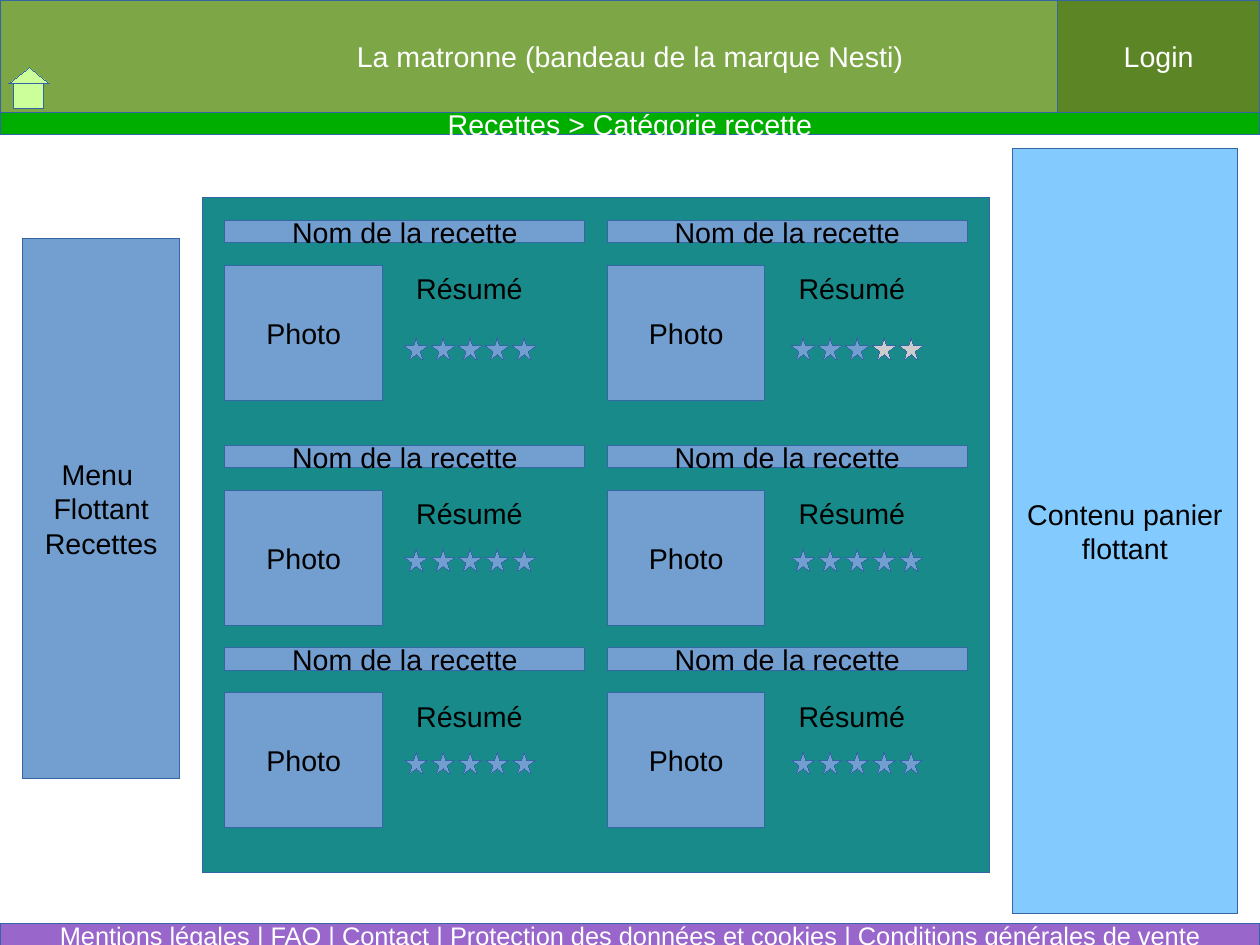
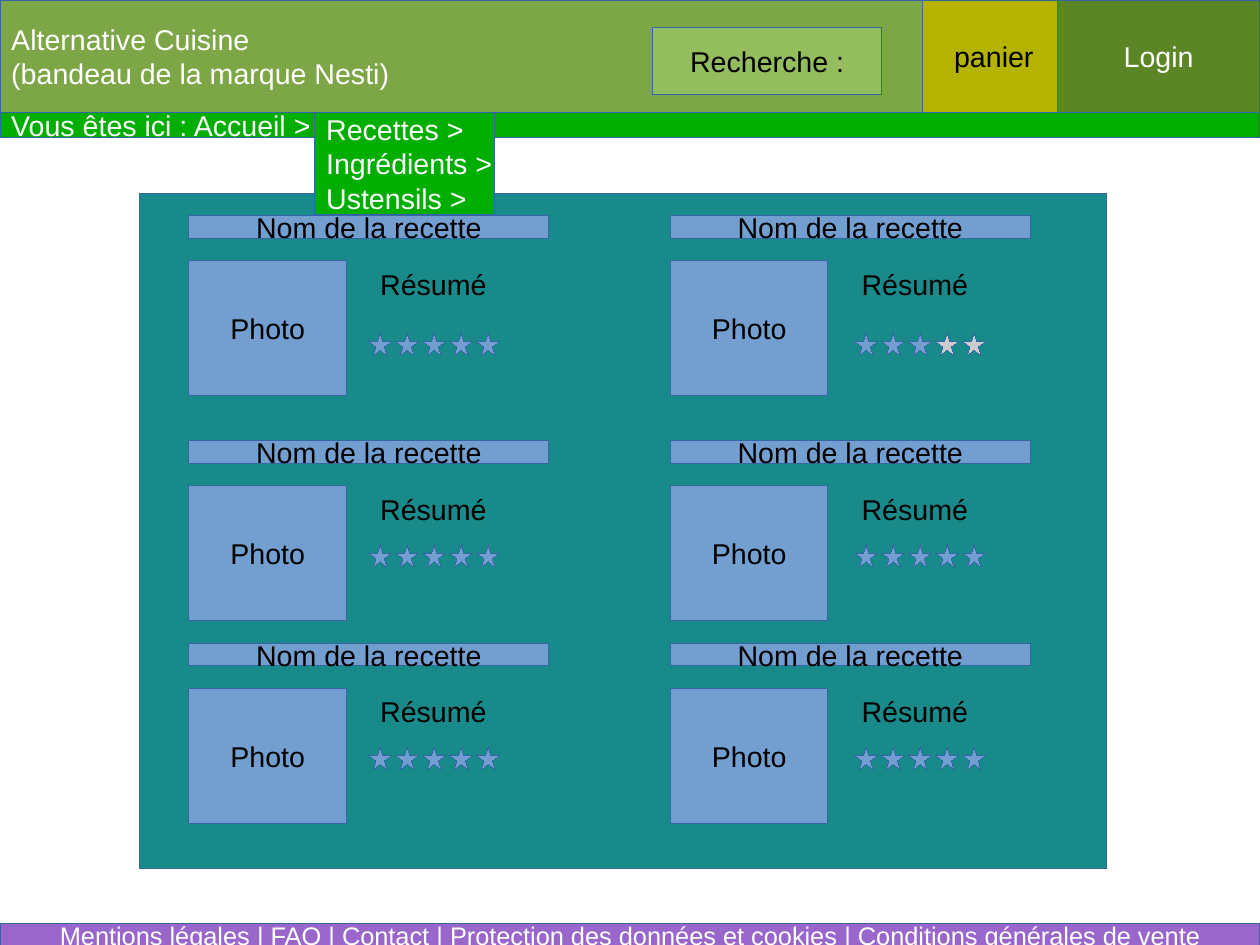
Before and after one commit to MarieRoseLejay/NESTI, a slide deck: slide 2 of VisuelSite.odp. Drawn at 1260x945 pixels with LibreOffice and Linux fonts; fonts in the diff are those of the drawing. Boxes give left, top, right and bottom in pixels: in the first picture for what was removed or moved away, otherwise in the second. Text is boxed around its words. In the diff, an @@ line names an element or a change of style, - is before the commit and + after.

```diff
--- a/VisuelSite.odp
+++ b/VisuelSite.odp
@@ text in rectangle at box(11, 29, 389, 90): text changed @@
-La matronne (bandeau de la marque Nesti)
+Alternative Cuisine
+(bandeau de la marque Nesti)
@@ rectangle added at box(653, 27, 883, 95), fill #94BD5E, outline #3465A4 0 pt, 18 pt, text #000000 @@
+Recherche :
@@ rectangle added at box(923, 0, 1058, 112), fill #B3B300, outline #3465A4 0 pt, 18 pt, text #000000 @@
+panier
@@ triangle removed at box(9, 67, 49, 83) @@
@@ rectangle removed at box(13, 83, 43, 107) @@
@@ text in rectangle at box(11, 115, 286, 141): text changed @@
-Recettes > Catégorie recette
+Vous êtes ici : Accueil >
@@ rectangle added at box(316, 112, 495, 214), fill #00AE00, outline #3465A4 0 pt, 18 pt, text #FFFFFF @@
+Recettes >
+Ingrédients >
+Ustensils >
@@ rectangle removed at box(1013, 149, 1238, 914) @@
-Contenu panier
-flottant
@@ rectangle: place and size @@
-rectangle at box(202, 198, 990, 874)
+rectangle at box(139, 193, 1107, 869)
@@ rectangle removed at box(23, 239, 181, 779) @@
-Menu
-Flottant
-Recettes
@@ 6 rectangles, 3 texts, 1 star: place and size @@
-6 rectangles, 3 texts, 1 star at box(607, 221, 967, 828)
+6 rectangles, 3 texts, 1 star at box(671, 216, 1031, 823)
@@ star: place and size @@
-star at box(900, 337, 923, 360)
+star at box(936, 333, 959, 356)
@@ star: place and size @@
-star at box(874, 337, 896, 360)
+star at box(964, 333, 987, 356)
@@ 3 stars: place and size @@
-3 stars at box(513, 337, 536, 774)
+3 stars at box(369, 333, 392, 771)
@@ 12 stars: place and size @@
-12 stars at box(405, 337, 509, 774)
+12 stars at box(396, 333, 500, 771)
@@ 7 stars: place and size @@
-7 stars at box(846, 337, 923, 774)
+7 stars at box(855, 333, 932, 771)
@@ 3 stars: place and size @@
-3 stars at box(792, 337, 843, 774)
+3 stars at box(909, 333, 959, 771)
@@ star: place and size @@
-star at box(792, 549, 815, 572)
+star at box(964, 544, 987, 567)
@@ 6 rectangles, 3 texts: place and size @@
-6 rectangles, 3 texts at box(225, 221, 585, 828)
+6 rectangles, 3 texts at box(189, 216, 549, 823)
@@ star: place and size @@
-star at box(792, 751, 815, 774)
+star at box(964, 748, 987, 771)
```
Also in this commit, not shown: 15 other slides changed, 1 slide added, 2 slides removed, 2 other files.
